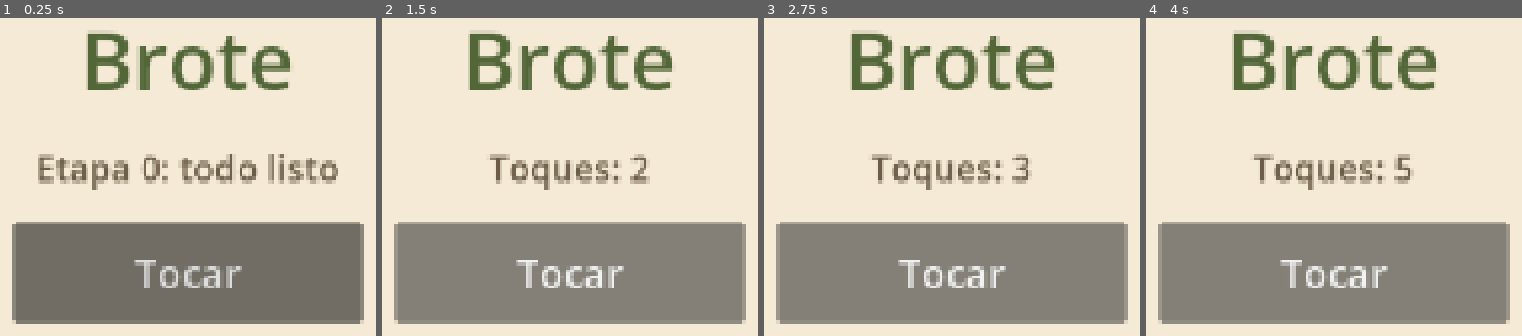
Above: before the commit, frames 1-4 (left to right).
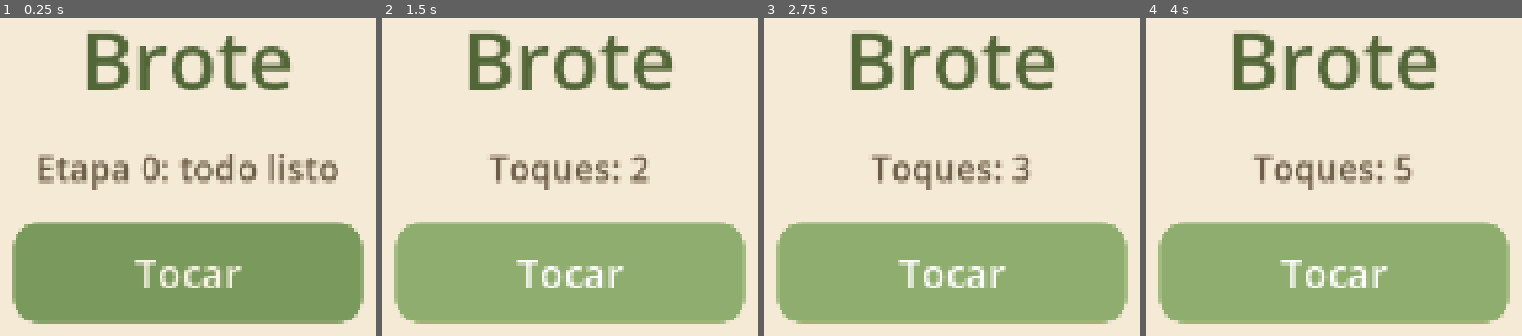
Above: after the commit, the same moments.

Repository: Rosnye/CozyG
Game: Godot game, scene res://scenes/main.tscn
The game is run twice, just before and just after one commit, with the same random seed, the same clock (stepped at 60 frames per second) and the same inputs.
Inputs:
- Up to frame 1 (0.25 s): no input
- Up to frame 2 (1.5 s): click "Tocar" at 0.5 s; click "Tocar" at 1.25 s
- Up to frame 3 (2.75 s): click "Tocar" at 2 s
- Up to frame 4 (4 s): tap Enter at 2.75 s; tap Space at 3.5 s

The runs differ from the first frame. In frame 1, 30% of the frame differs, in the area x 3-97%, y 64-97%; in frame 2, 29%; in frame 3, 29%; in frame 4, 29%.

Commit message:
Tema central de Brote: colores y estilos fuera de la escena
Co-Authored-By: Claude Sonnet 5.5 <noreply@anthropic.com>

Diff:
--- /dev/null
+++ b/data/tema_brote.tres
@@ -0,0 +1,53 @@
+[gd_resource type="Theme" load_steps=6 format=3]
+
+[sub_resource type="StyleBoxFlat" id="fondo"]
+bg_color = Color(0.956863, 0.917647, 0.835294, 1)
+
+[sub_resource type="StyleBoxFlat" id="boton_normal"]
+bg_color = Color(0.48, 0.6, 0.36, 1)
+corner_radius_top_left = 20
+corner_radius_top_right = 20
+corner_radius_bottom_right = 20
+corner_radius_bottom_left = 20
+content_margin_left = 24.0
+content_margin_top = 12.0
+content_margin_right = 24.0
+content_margin_bottom = 12.0
+
+[sub_resource type="StyleBoxFlat" id="boton_hover"]
+bg_color = Color(0.56, 0.68, 0.43, 1)
+corner_radius_top_left = 20
+corner_radius_top_right = 20
+corner_radius_bottom_right = 20
+corner_radius_bottom_left = 20
+content_margin_left = 24.0
+content_margin_top = 12.0
+content_margin_right = 24.0
+content_margin_bottom = 12.0
+
+[sub_resource type="StyleBoxFlat" id="boton_pulsado"]
+bg_color = Color(0.4, 0.5, 0.29, 1)
+corner_radius_top_left = 20
+corner_radius_top_right = 20
+corner_radius_bottom_right = 20
+corner_radius_bottom_left = 20
+content_margin_left = 24.0
+content_margin_top = 12.0
+content_margin_right = 24.0
+content_margin_bottom = 12.0
+
+[resource]
+default_font_size = 28
+Panel/styles/panel = SubResource("fondo")
+Label/colors/font_color = Color(0.42, 0.36, 0.28, 1)
+Button/colors/font_color = Color(0.98, 0.96, 0.9, 1)
+Button/colors/font_hover_color = Color(1, 1, 1, 1)
+Button/colors/font_pressed_color = Color(0.98, 0.96, 0.9, 1)
+Button/font_sizes/font_size = 32
+Button/styles/normal = SubResource("boton_normal")
+Button/styles/hover = SubResource("boton_hover")
+Button/styles/pressed = SubResource("boton_pulsado")
+Button/styles/focus = SubResource("boton_hover")
+TituloLabel/base_type = &"Label"
+TituloLabel/colors/font_color = Color(0.32, 0.4, 0.22, 1)
+TituloLabel/font_sizes/font_size = 64
--- a/project.godot
+++ b/project.godot
@@ -26,6 +26,10 @@
 window/stretch/mode="canvas_items"
 window/stretch/aspect="expand"
 
+[gui]
+
+theme/custom="res://data/tema_brote.tres"
+
 [input_devices]
 
 pointing/emulate_touch_from_mouse=true
--- a/scenes/main.tscn
+++ b/scenes/main.tscn
@@ -11,14 +11,13 @@
 grow_vertical = 2
 script = ExtResource("1")
 
-[node name="Background" type="ColorRect" parent="."]
+[node name="Background" type="Panel" parent="."]
 layout_mode = 1
 anchors_preset = 15
 anchor_right = 1.0
 anchor_bottom = 1.0
 grow_horizontal = 2
 grow_vertical = 2
-color = Color(0.956863, 0.917647, 0.835294, 1)
 
 [node name="Center" type="CenterContainer" parent="."]
 layout_mode = 1
@@ -34,20 +33,16 @@
 
 [node name="Title" type="Label" parent="Center/Box"]
 layout_mode = 2
-theme_override_colors/font_color = Color(0.32, 0.4, 0.22, 1)
-theme_override_font_sizes/font_size = 64
+theme_type_variation = &"TituloLabel"
 text = "Brote"
 horizontal_alignment = 1
 
 [node name="Status" type="Label" parent="Center/Box"]
 layout_mode = 2
-theme_override_colors/font_color = Color(0.42, 0.36, 0.28, 1)
-theme_override_font_sizes/font_size = 28
 text = "Etapa 0: todo listo"
 horizontal_alignment = 1
 
 [node name="Button" type="Button" parent="Center/Box"]
 custom_minimum_size = Vector2(280, 80)
 layout_mode = 2
-theme_override_font_sizes/font_size = 32
 text = "Tocar"
